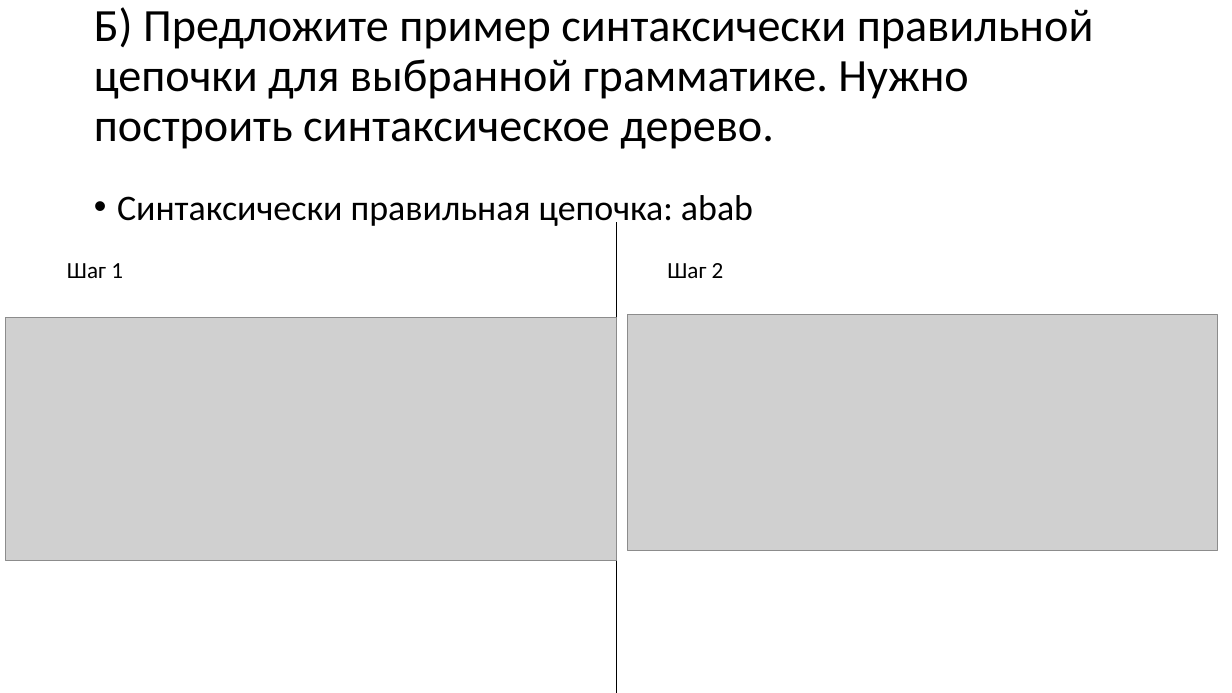
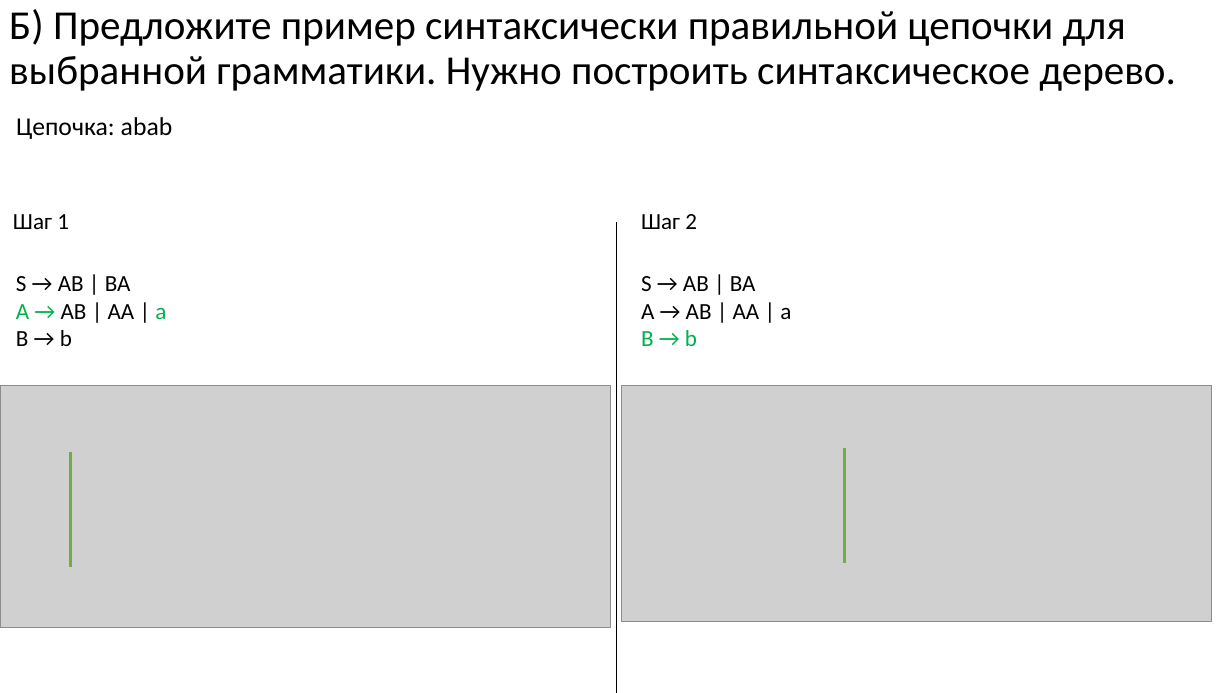
Before and after one commit to goddamnteam/korzun, a slide deck: slide 3 of task7.pptx. Drawn at 1232x693 pixels with LibreOffice and Linux fonts; fonts in the diff are those of the drawing; grey boxes stand for pictures. Boxes give left, top, right and bottom in pixels: in the first picture for what was removed or moved away, otherwise in the second. Text is boxed around its words. In the diff, an @@ line names an element or a change of style, - is before the commit and + after.

```diff
--- a/task7.pptx
+++ b/task7.pptx
@@ title at <box>9,9,1176,91</box>: text changed; size 36 to 32 pt @@
-Б) Предложите пример синтаксически правильной цепочки для выбранной грамматике. Нужно построить синтаксическое дерево.
+Б) Предложите пример синтаксически правильной цепочки для выбранной грамматики. Нужно построить синтаксическое дерево.
@@ text at <box>16,117,173,139</box>: text changed; size 28 to 20 pt @@
-• Синтаксически правильная цепочка: abab
+Цепочка: abab
@@ text "Шаг 1": place and size @@
-text "Шаг 1" at <box>67,263,123,278</box>
+text "Шаг 1" at <box>13,214,69,229</box>
@@ text "Шаг 2": place and size @@
-text "Шаг 2" at <box>667,263,724,278</box>
+text "Шаг 2" at <box>641,214,697,229</box>
@@ text added at <box>16,276,166,346</box>, 18 pt, text #000000 @@
+S → AB | BA
+A → AB | AA | a
+B → b
@@ text added at <box>641,276,791,346</box>, 18 pt, text #000000 @@
+S → AB | BA
+A → AB | AA | a
+B → b
@@ picture: place and size @@
-picture at <box>6,318,616,560</box>
+picture at <box>0,385,611,628</box>
@@ picture: place and size @@
-picture at <box>628,315,1218,552</box>
+picture at <box>622,385,1213,622</box>
@@ line added from (845, 448) to (845, 563), #70AD47 2.25 pt @@
@@ line added from (71, 452) to (71, 567), #70AD47 2.25 pt @@
```
Also in this commit, not shown: 19 other slides changed.
